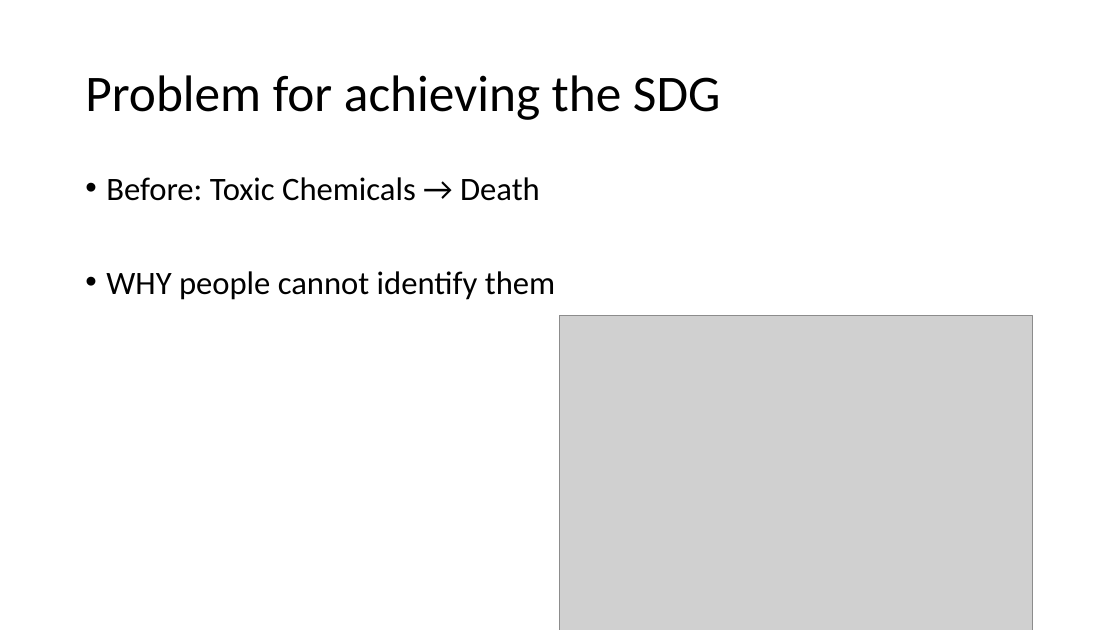
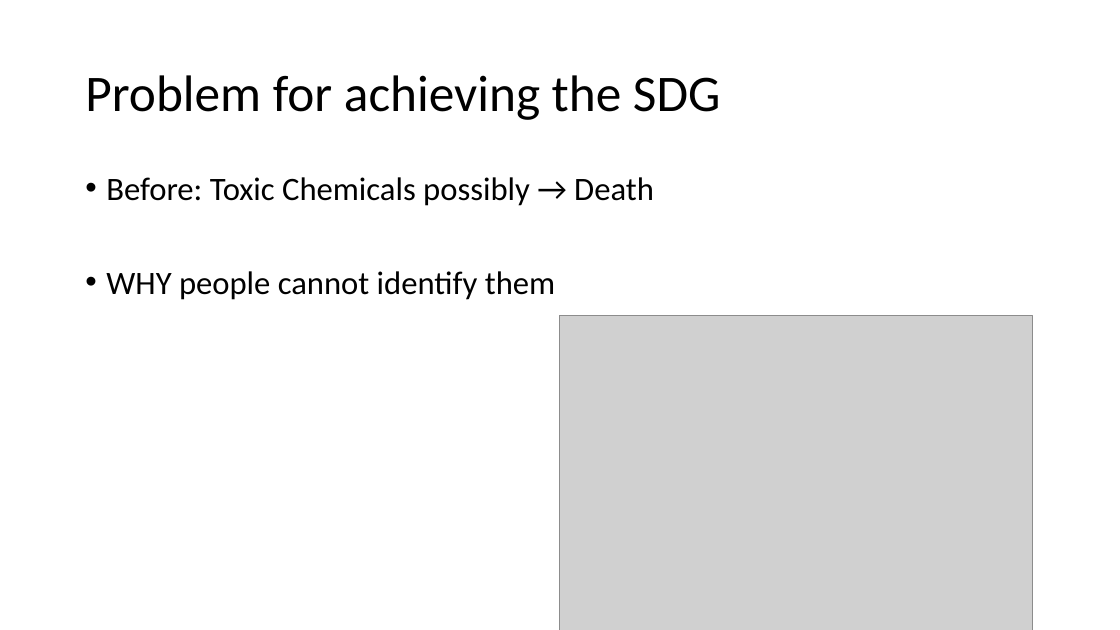
Before and after one commit to Danielc3388/AirMonitor, a slide deck: slide 4 of Presentation of proposal.pptx. Drawn at 1120x630 pixels with LibreOffice and Linux fonts; fonts in the diff are those of the drawing; grey boxes stand for pictures. Boxes give left, top, right and bottom in pixels: in the first picture for what was removed or moved away, otherwise in the second. Text is boxed around its words. In the diff, an @@ line names an element or a change of style, - is before the commit and + after.

Commit message:
slide

```diff
--- a/Presentation of proposal.pptx
+++ b/Presentation of proposal.pptx
@@ text at [106,177,654,206]: text changed @@
-• Before: Toxic Chemicals → Death
+• Before: Toxic Chemicals possibly → Death
```
Also in this commit, not shown: 1 other slide changed, 1 other file.
